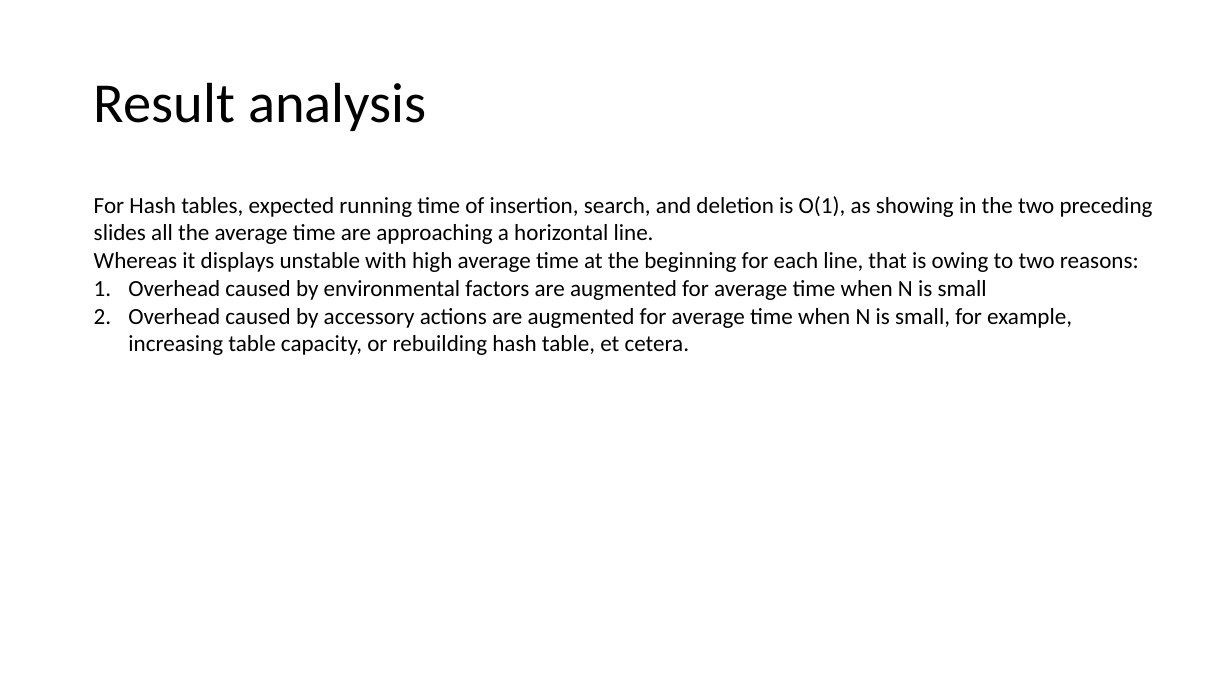
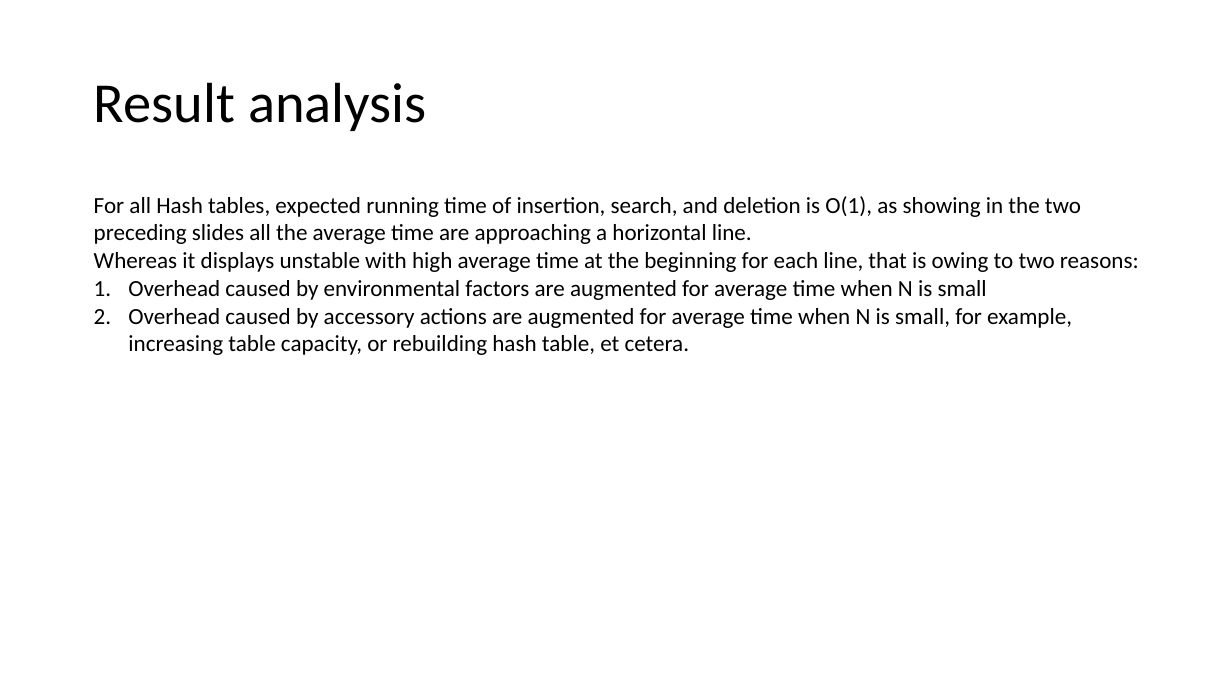
Before and after one commit to fanchuanster/uwinds, a slide deck: slide 7 of docs/8547Saini/assignments/assignment1.pptx (slide 5 before the commit). Drawn at 1232x693 pixels with LibreOffice and Linux fonts; fonts in the diff are those of the drawing. Boxes give left, top, right and bottom in pixels: in the first picture for what was removed or moved away, otherwise in the second. Text is boxed around its words. In the diff, an @@ line names an element or a change of style, - is before the commit and + after.

```diff
--- a/docs/8547Saini/assignments/assignment1.pptx
+++ b/docs/8547Saini/assignments/assignment1.pptx
@@ text at [94, 196, 1081, 244]: text changed @@
-For Hash tables, expected running time of insertion, search, and deletion is O(1), as showing in the two preceding slides all the average time are approaching a horizontal line.
+For all Hash tables, expected running time of insertion, search, and deletion is O(1), as showing in the two preceding slides all the average time are approaching a horizontal line.
```
Also in this commit, not shown: 6 other slides changed, 7 slides added, 2 other files.
